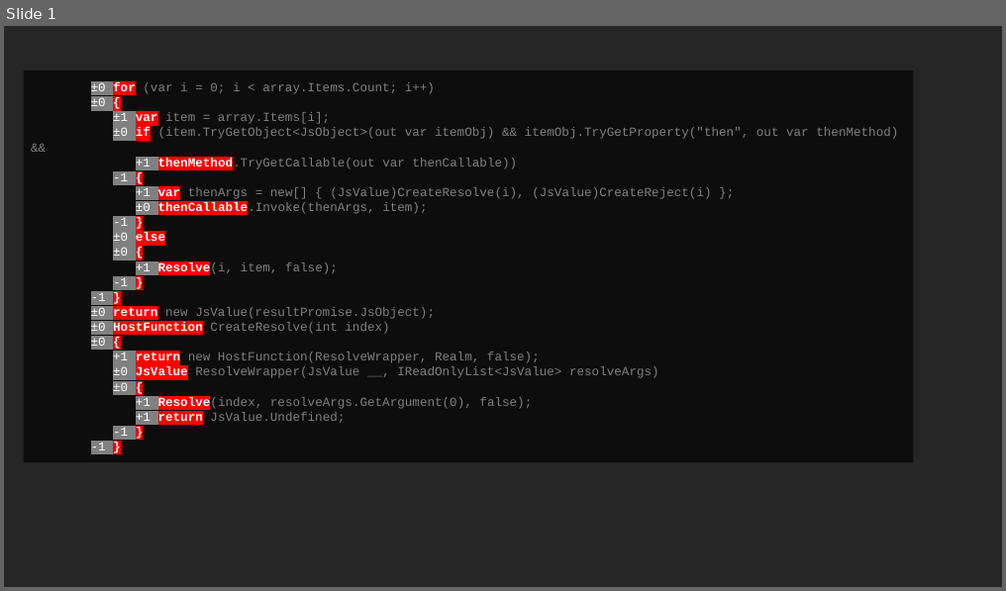
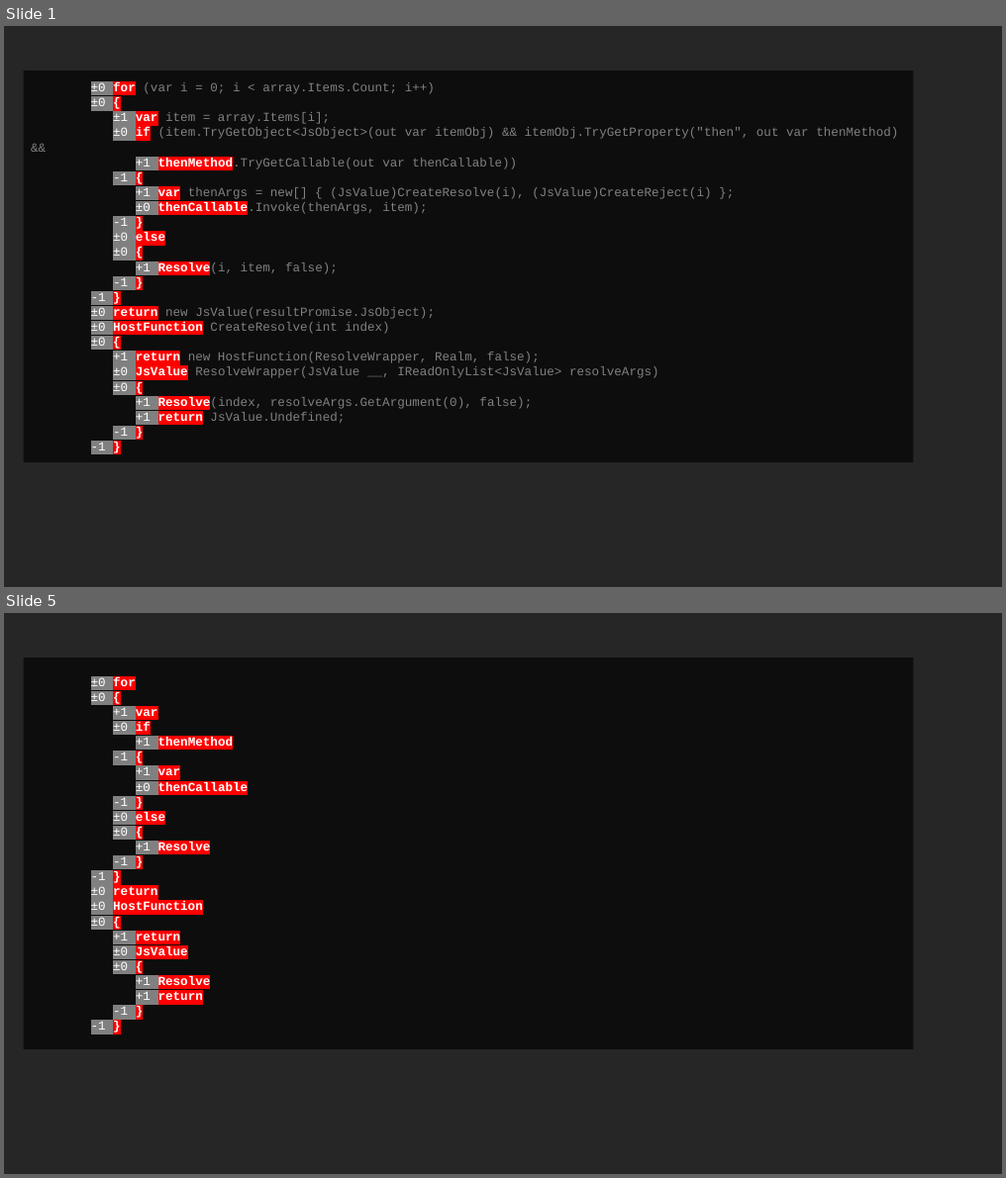
Before and after one commit to asynkron/Asynkron.QuickDup, a slide deck: assets/images/sourcetextgraphics.pptx. Shown one above the other, each under a label of ours: slide 1 before the commit, slides 1 and 5 after it; the slides between them are not shown. The pictures are 1006x591 and 1006x1178 pixels, drawn with LibreOffice and Linux fonts; fonts in the diff are those of the drawing. Boxes give left, top, right and bottom in pixels: in the first picture for what was removed or moved away, otherwise in the second. Text is boxed around its words. In the diff, an @@ line names an element or a change of style, - is before the commit and + after.

```diff
--- a/assets/images/sourcetextgraphics.pptx
+++ b/assets/images/sourcetextgraphics.pptx
@@ slide 5 added at (4, 613, 1002, 1174), background #262626 @@
@@ rectangle added at (24, 658, 914, 1051), fill #0D0D0D, 12 pt, text #FFFFFF, bold @@
+±0 for
+±0 {
++1 var
+±0 if
++1 thenMethod
+-1 {
++1 var
+±0 thenCallable
+-1 }
+±0 else
+±0 {
++1 Resolve
+-1 }
+-1 }
+±0 return
+±0 HostFunction
+±0 {
++1 return
+±0 JsValue
+±0 {
++1 Resolve
++1 return
+-1 }
+-1 }
```
Also in this commit, not shown: 4 other slides added, 4 other files.
